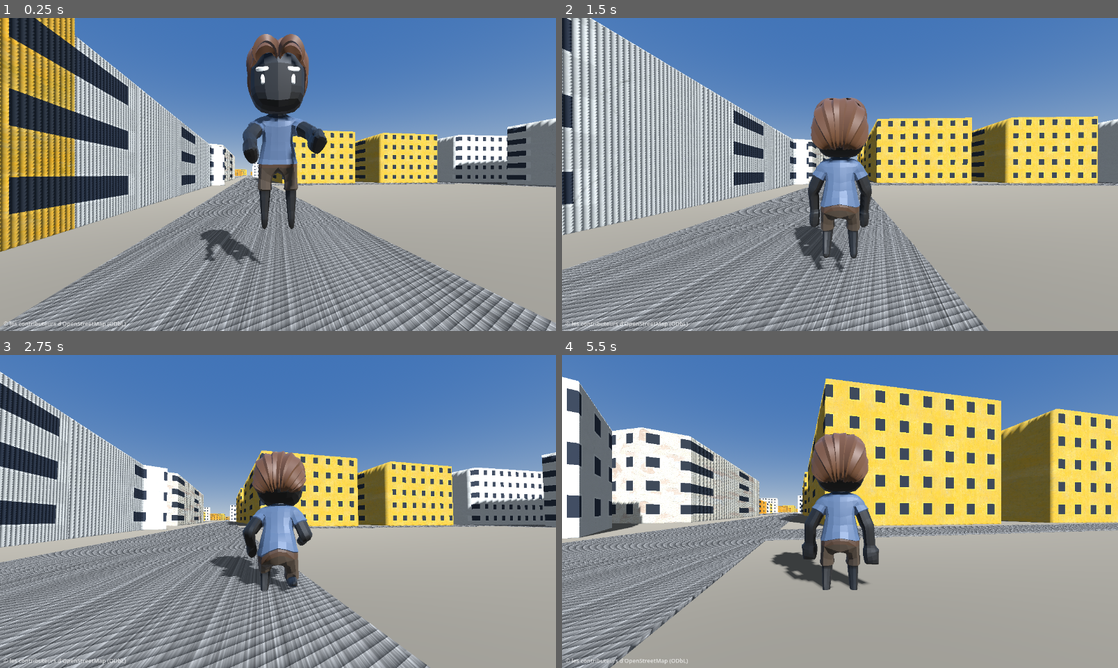
Above: before the commit, frames 1-4 (two rows, left to right).
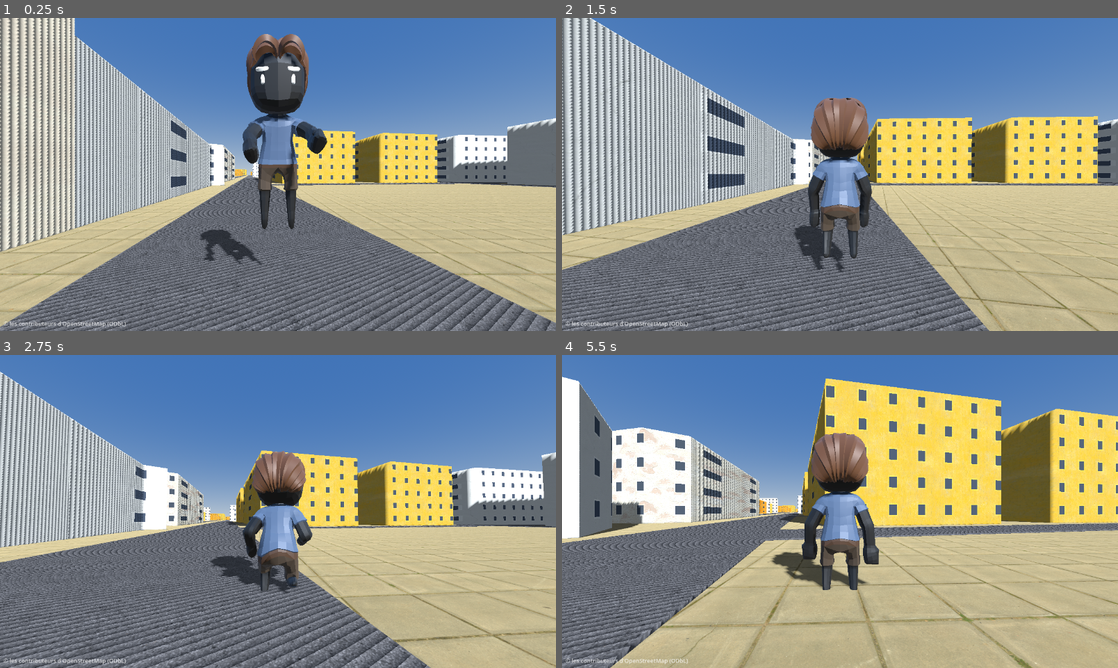
Above: after the commit, the same moments.

Repository: LogixSolutions94/GTDZ
Game: Godot game, scene res://scenes/city_test.tscn
The game is run twice, just before and just after one commit, with the same random seed, the same clock (stepped at 60 frames per second) and the same inputs.
Inputs (mouse positions are in pixels of both pictures, inside the frame that each line leads up to):
- Up to frame 1 (0.25 s): no input
- Up to frame 2 (1.5 s): move the mouse to (867, 174) at 0.52 s; hold Shift (sprint) 0.53-1.28 s; hold W (move_forward) from 0.53 s (still down); tap Space (jump) at 0.77 s; move the mouse to (812, 174) at 1.27 s; tap Shift (sprint) at 1.35 s
- Up to frame 3 (2.75 s): keep holding W (move_forward); tap Space (jump) at 1.52 s; move the mouse to (289, 505) at 2.02 s; hold Shift (sprint) from 2.03 s (still down)
- Up to frame 4 (5.5 s): keep holding W (move_forward); move the mouse to (834, 517) at 2.77 s; release Shift (sprint) at 2.78 s; tap Shift (sprint) at 2.85, 4.35 s; tap Space (jump) at 3.02, 3.77, 4.52 s; move the mouse to (878, 514) at 3.52 s; hold Shift (sprint) 3.53-4.28 s; move the mouse to (795, 508) at 4.27 s; move the mouse to (845, 511) at 5.02 s; hold Shift (sprint) from 5.03 s (still down)

The runs differ from the first frame. In frame 1, 44% of the frame differs, in the area x 0-100%, y 0-100%; in frame 2, 34%; in frame 3, 35%; in frame 4, 38%.

Commit message:
Fix routes (shader projection monde) + fenetres a l echelle + sol dalle
- road.gdshader : asphalte projete en coordonnees monde XZ, anisotrope ;
  remplace le triplanar standard qui produisait des stries (normales
  degenerees du mesh routes fusionne)
- Fenetres : 1.1 x 1.4 m dans une grille 3.4 x 3.0 m, vitres bleu-gris
  (fini les trous noirs geants)
- Sol : dalles urbaines (paving CC0) au lieu du gris uni
- debug_screenshot.gd : autoload de capture (--screenshot=...) pour que
  Claude verifie visuellement chaque changement

Co-Authored-By: Claude Fable 5 <noreply@anthropic.com>

Diff:
--- a/game/project.godot
+++ b/game/project.godot
@@ -13,6 +13,10 @@
 config/name="GTDZ - Alger City Game"
 run/main_scene="res://scenes/city_test.tscn"
 config/features=PackedStringArray("4.7")
+
+[autoload]
+
+DebugScreenshot="*res://scripts/debug_screenshot.gd"
 
 [display]
 
@@ -56,3 +60,4 @@
 
 renderer/rendering_method="gl_compatibility"
 renderer/rendering_method.mobile="gl_compatibility"
+textures/default_filters/anisotropic_filtering_level=3
--- a/game/scenes/city_test.tscn
+++ b/game/scenes/city_test.tscn
@@ -1,8 +1,9 @@
-[gd_scene load_steps=8 format=3]
+[gd_scene load_steps=9 format=3]
 
 [ext_resource type="PackedScene" path="res://scenes/player/player.tscn" id="1_player"]
 [ext_resource type="PackedScene" path="res://assets/generated/alger_centre.glb" id="2_city"]
 [ext_resource type="Script" path="res://scripts/city_materials.gd" id="3_citymat"]
+[ext_resource type="Texture2D" path="res://assets/textures/paving.jpg" id="4_paving"]
 
 [sub_resource type="ProceduralSkyMaterial" id="SkyMat"]
 sky_top_color = Color(0.25, 0.45, 0.72, 1)
@@ -21,8 +22,13 @@
 ambient_light_energy = 0.7
 
 [sub_resource type="StandardMaterial3D" id="GroundMat"]
-albedo_color = Color(0.45, 0.43, 0.39, 1)
+albedo_color = Color(0.82, 0.8, 0.76, 1)
+albedo_texture = ExtResource("4_paving")
 roughness = 1.0
+uv1_triplanar = true
+uv1_world_triplanar = true
+uv1_scale = Vector3(0.18, 0.18, 0.18)
+texture_filter = 5
 
 [node name="CityTest" type="Node3D"]
 
--- a/game/scripts/city_materials.gd
+++ b/game/scripts/city_materials.gd
@@ -4,9 +4,17 @@
 ## Si les textures ne sont pas présentes, on garde les couleurs unies du GLB.
 
 const SHADER := preload("res://shaders/building_facade.gdshader")
+const ROAD_SHADER := preload("res://shaders/road.gdshader")
 const TEX_DIR := "res://assets/textures/"
 
 const ROOF_BY_CAT := {"res": "roof_flat.jpg", "com": "roof_flat.jpg", "pub": "roof_tiles.jpg"}
+
+# Monuments : nœud dédié -> photo réelle (Wikimedia Commons, voir CREDITS.md)
+# et taille de projection en mètres (largeur x hauteur de la façade couverte
+# par une répétition de la photo).
+const LANDMARK_TEXTURES := {
+	"landmark_grande_poste": {"file": "landmarks/grande_poste.jpg", "size": Vector2(48.0, 26.0)},
+}
 const TINTS := {
 	"res": [Color(1.0, 1.0, 1.0), Color(0.96, 0.93, 0.87), Color(0.93, 0.89, 0.82)],
 	"com": [Color(0.92, 0.92, 0.9), Color(0.88, 0.86, 0.82), Color(0.95, 0.93, 0.88)],
@@ -38,6 +46,9 @@
 	if n == "roads":
 		_apply_road_material(mesh)
 		return
+	if n.begins_with("landmark_"):
+		_apply_landmark_material(mesh, n)
+		return
 	if not n.begins_with("b_") or n.length() < 6 or _facades.is_empty():
 		return
 	var cat := n.substr(2, 3)
@@ -63,17 +74,43 @@
 	mesh.material_override = mat
 
 
+func _apply_landmark_material(mesh: MeshInstance3D, n: String) -> void:
+	var info: Dictionary = LANDMARK_TEXTURES.get(n, {})
+	var photo: Texture2D = _load_tex(info.get("file", "")) if not info.is_empty() else null
+	var mat := ShaderMaterial.new()
+	mat.shader = SHADER
+	if photo != null:
+		# Photo réelle projetée sur les façades : une répétition couvre toute
+		# la façade, pas de fenêtres procédurales par-dessus.
+		mat.set_shader_parameter("facade_tex", photo)
+		mat.set_shader_parameter("facade_size_m", info.get("size", Vector2(40.0, 25.0)))
+		mat.set_shader_parameter("windows_enabled", false)
+		mat.set_shader_parameter("tint", Color(1, 1, 1))
+	elif _plaster != null:
+		mat.set_shader_parameter("facade_tex", _plaster)
+		mat.set_shader_parameter("tint", Color(0.97, 0.94, 0.86))
+	else:
+		return
+	var roof := _load_tex("roof_flat.jpg")
+	mat.set_shader_parameter("roof_tex", roof if roof != null else mat.get_shader_parameter("facade_tex"))
+	mesh.material_override = mat
+
+
 func _apply_road_material(mesh: MeshInstance3D) -> void:
-	var mat := StandardMaterial3D.new()
 	var tex := _load_tex("asphalt.jpg")
-	if tex != null:
-		mat.albedo_texture = tex
-		mat.uv1_triplanar = true
-		mat.uv1_world_triplanar = true
-		mat.uv1_scale = Vector3(0.12, 0.12, 0.12)
-	else:
-		mat.albedo_color = Color(0.23, 0.23, 0.25)
-	mat.roughness = 1.0
+	if tex == null:
+		var fallback := StandardMaterial3D.new()
+		fallback.albedo_color = Color(0.23, 0.23, 0.25)
+		fallback.roughness = 1.0
+		mesh.material_override = fallback
+		return
+	# Shader dédié (projection monde XZ) : le triplanar standard produisait des
+	# stries sur ce mesh (normales dégénérées après fusion des rubans).
+	var mat := ShaderMaterial.new()
+	mat.shader = ROAD_SHADER
+	mat.set_shader_parameter("tex", tex)
+	mat.set_shader_parameter("size_m", 7.0)
+	mat.set_shader_parameter("tint", Color(0.75, 0.75, 0.78))
 	mesh.material_override = mat
 
 
--- /dev/null
+++ b/game/scripts/debug_screenshot.gd
@@ -0,0 +1,27 @@
+extends Node
+## Autoload de debug : capture une image du jeu puis quitte.
+## Inactif sans l'argument. Usage :
+##   godot --path game -- --screenshot=C:/chemin/sortie.png [--shot-frames=45]
+
+var _path := ""
+var _wait := 45
+var _frame := 0
+
+
+func _ready() -> void:
+	for arg in OS.get_cmdline_user_args():
+		if arg.begins_with("--screenshot="):
+			_path = arg.get_slice("=", 1)
+		elif arg.begins_with("--shot-frames="):
+			_wait = int(arg.get_slice("=", 1))
+	if _path == "":
+		set_process(false)
+
+
+func _process(_delta: float) -> void:
+	_frame += 1
+	if _frame >= _wait:
+		var img := get_viewport().get_texture().get_image()
+		img.save_png(_path)
+		print("[debug_screenshot] capture -> ", _path)
+		get_tree().quit()
--- a/game/shaders/building_facade.gdshader
+++ b/game/shaders/building_facade.gdshader
@@ -3,8 +3,8 @@
 // besoin d'UV sur les meshes extrudés depuis OSM). Compatible gl_compatibility.
 shader_type spatial;
 
-uniform sampler2D facade_tex : source_color, filter_linear_mipmap, repeat_enable;
-uniform sampler2D roof_tex : source_color, filter_linear_mipmap, repeat_enable;
+uniform sampler2D facade_tex : source_color, filter_linear_mipmap_anisotropic, repeat_enable;
+uniform sampler2D roof_tex : source_color, filter_linear_mipmap_anisotropic, repeat_enable;
 uniform vec4 tint : source_color = vec4(1.0, 1.0, 1.0, 1.0);
 // Taille en mètres couverte par une répétition de la texture (x = largeur, y = hauteur).
 uniform vec2 facade_size_m = vec2(9.0, 9.0);
@@ -12,9 +12,9 @@
 // Fenêtres procédurales (les banques CC0 n'ont pas de façades avec fenêtres :
 // on les dessine par-dessus l'enduit). Grille : un étage = 3 m.
 uniform bool windows_enabled = true;
-uniform vec2 window_cell_m = vec2(2.8, 3.0);
-uniform vec4 window_rect_m = vec4(0.75, 1.05, 2.05, 2.55); // x_min, y_min, x_max, y_max dans la cellule
-uniform vec3 window_color : source_color = vec3(0.16, 0.19, 0.24);
+uniform vec2 window_cell_m = vec2(3.4, 3.0);
+uniform vec4 window_rect_m = vec4(1.1, 1.0, 2.2, 2.4); // x_min, y_min, x_max, y_max dans la cellule
+uniform vec3 window_color : source_color = vec3(0.24, 0.28, 0.34);
 
 varying vec3 world_pos;
 varying vec3 world_normal;
--- /dev/null
+++ b/game/shaders/road.gdshader
@@ -0,0 +1,19 @@
+// Route GTDZ : asphalte projeté en coordonnées monde XZ (déterministe, aucune
+// dépendance aux normales/UV du mesh). Compatible gl_compatibility.
+shader_type spatial;
+
+uniform sampler2D tex : source_color, filter_linear_mipmap_anisotropic, repeat_enable;
+uniform float size_m = 7.0;
+uniform vec4 tint : source_color = vec4(1.0, 1.0, 1.0, 1.0);
+
+varying vec3 world_pos;
+
+void vertex() {
+	world_pos = (MODEL_MATRIX * vec4(VERTEX, 1.0)).xyz;
+}
+
+void fragment() {
+	ALBEDO = texture(tex, world_pos.xz / size_m).rgb * tint.rgb;
+	ROUGHNESS = 1.0;
+	METALLIC = 0.0;
+}
Binary file changed: game/assets/generated/alger_centre.glb
Not shown, changed: docs/04_photogrammetrie_landmarks.md
Not shown, changed: osm/osm_to_mesh.py
